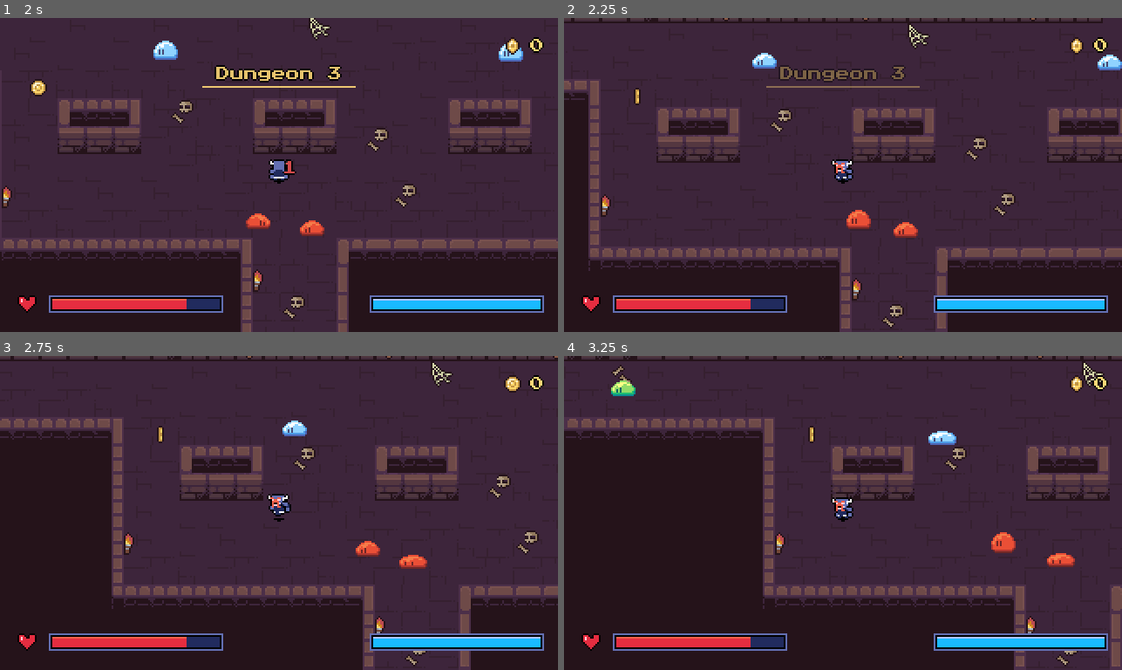
Above: before the commit, frames 1-4 (two rows, left to right).
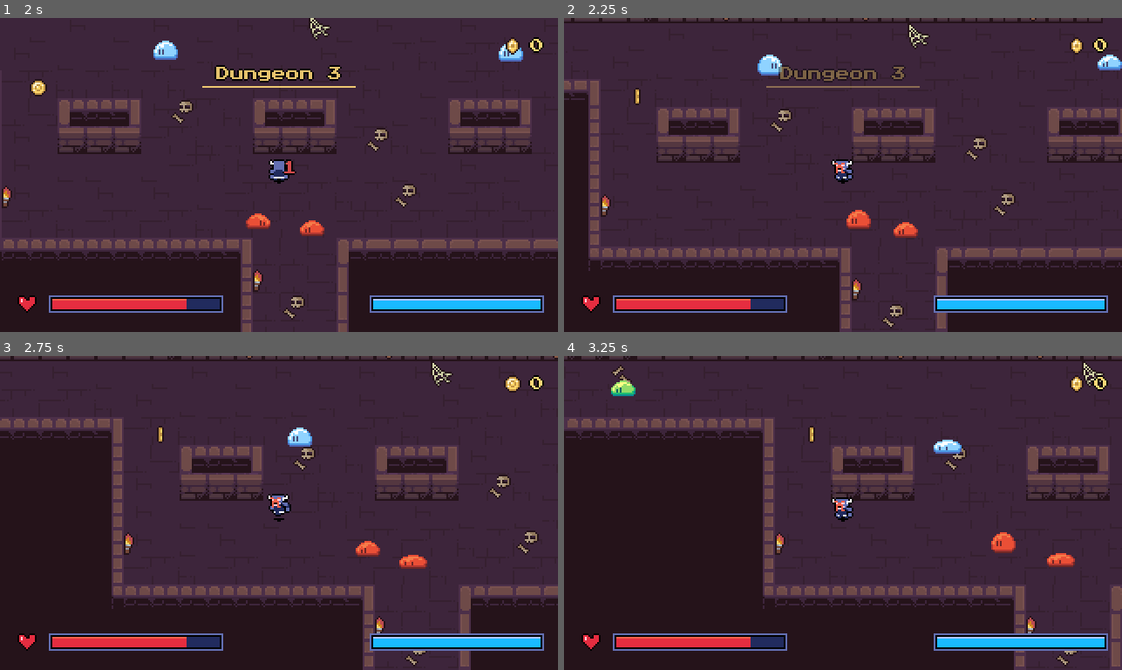
Above: after the commit, the same moments.

Repository: DaEpickid540/haven-2026
Game: Godot game, scene res://Scenes/dungeon_room_3.tscn
Same seed, same stepped clock (60 frames per second), same inputs: the game is played once before the commit and once after it. This scene is started directly instead of the project's main scene.
Inputs (mouse positions are in pixels of both pictures, inside the frame that each line leads up to):
- Up to frame 1 (2 s): move the mouse to (251, 237) at 0.52 s; hold Up (up) from 0.53 s (still down); tap F (attack) at 0.6 s; click (251, 237) at 0.67 s; move the mouse to (446, 222) at 1.27 s; tap Shift (dash) at 1.35 s
- Up to frame 2 (2.25 s): move the mouse to (675, 127) at 2.02 s; release Up (up) at 2.03 s; hold Left (left) from 2.03 s (still down); hold E (interact) from 2.03 s (still down)
- Up to frame 3 (2.75 s): keep holding Left (left); keep holding E (interact)
- Up to frame 4 (3.25 s): keep holding Left (left); move the mouse to (870, 513) at 2.77 s; release E (interact) at 2.78 s; tap Ctrl at 2.85 s; click (870, 513) at 2.92 s

Frame 1 is identical in both runs. In frame 2, 0.2% of the frame differs, in the area x 33-40%, y 11-19%; in frame 3, 0.3%; in frame 4, 0.3%, in the area x 65-72%, y 23-32%.

Commit message:
Update

Diff:
--- a/enemy.tscn
+++ b/enemy.tscn
@@ -108,6 +108,7 @@
 collision_mask = 7
 motion_mode = 1
 script = ExtResource("1_4gyqm")
+detected_range = 90.0
 
 [node name="Sprite2D" type="Sprite2D" parent="." unique_id=80382903 groups=["enemy"]]
 texture = ExtResource("1_7k104")
--- a/slime_blue.tscn
+++ b/slime_blue.tscn
@@ -109,6 +109,7 @@
 motion_mode = 1
 script = ExtResource("1_b4wiw")
 speed = 40.0
+detected_range = 100.0
 max_health = 2
 attack_interval = 0.6
 
Not shown, changed: export_presets.cfg
